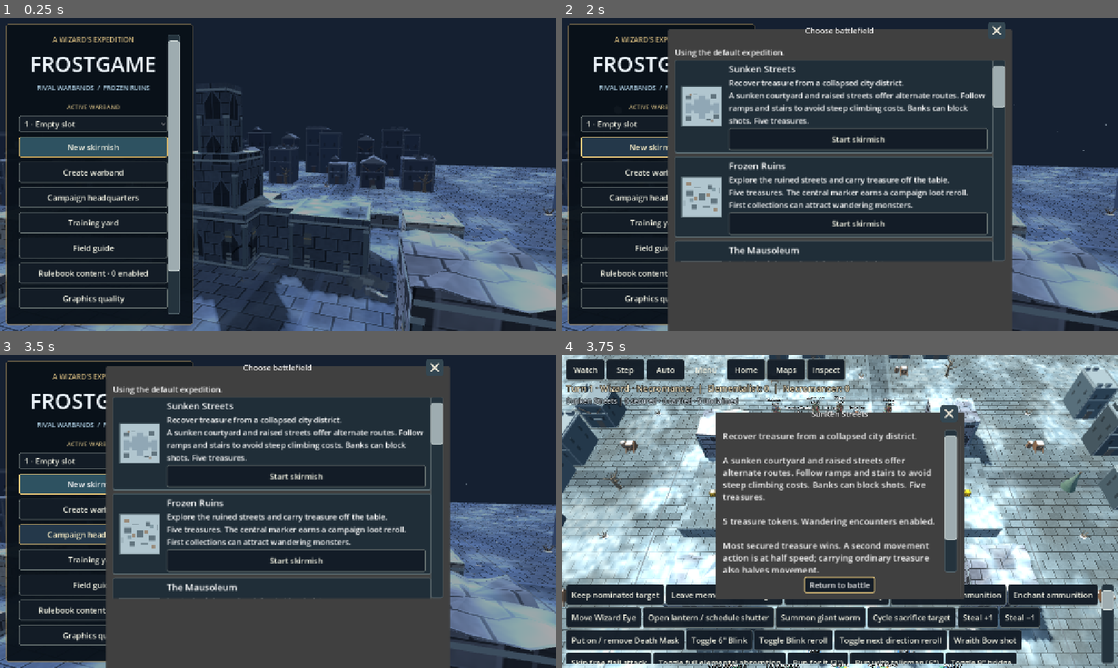
Above: before the commit, frames 1-4 (two rows, left to right).
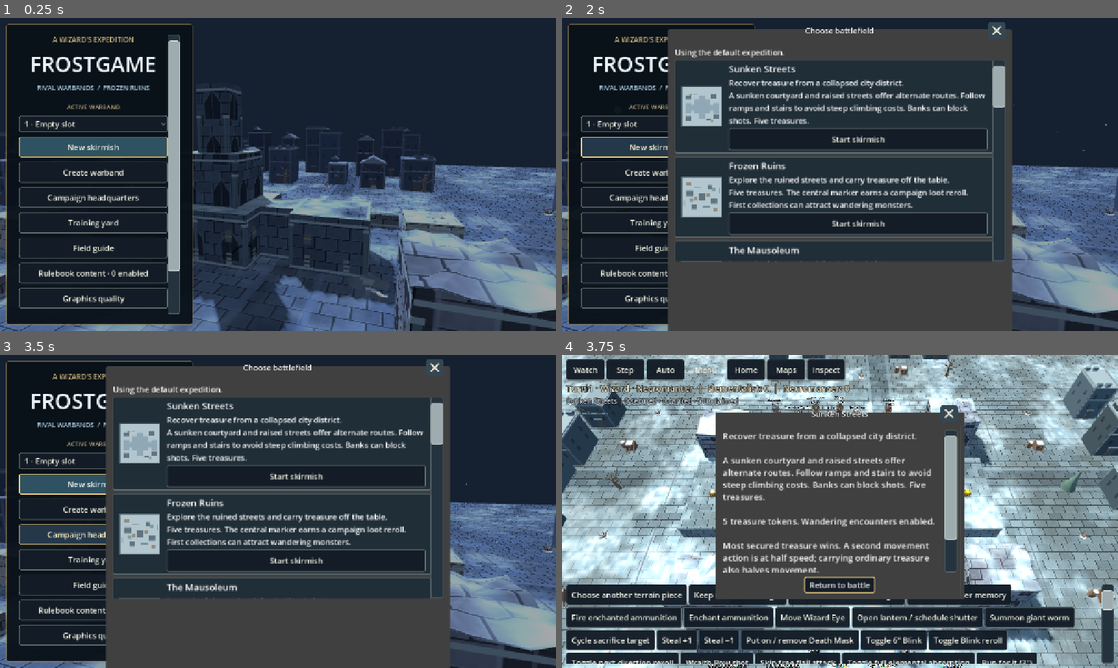
Above: after the commit, the same moments.

Repository: drag0nblad3/Frostgame
Game: Godot game, scene res://scenes/title.tscn
The game is run twice, just before and just after one commit, with the same random seed, the same clock (stepped at 60 frames per second) and the same inputs.
Inputs:
- Up to frame 1 (0.25 s): no input
- Up to frame 2 (2 s): click "New skirmish" at 0.5 s; click "New skirmish" at 1.25 s
- Up to frame 3 (3.5 s): click "Campaign headquarters" at 2 s; click "Campaign headquarters" at 2.75 s
- Up to frame 4 (3.75 s): click "Start skirmish" at 3.5 s

Frames 1-3 are identical in both runs. In frame 4, 5.7% of the frame differs, in the area x 1-97%, y 73-99%.

Commit message:
Make Shifting Ruins an interactive, checkpoint-safe priority decision

Diff:
--- a/src/core/state/game_controller.gd
+++ b/src/core/state/game_controller.gd
@@ -53,7 +53,7 @@
 
 ## Figures the side to play may activate now.
 func activatable() -> Array[Figure]:
-	if state.over or state.pending_initiative or state.scenario_data.has("rk_end_choice"):
+	if state.over or state.pending_initiative or state.scenario_data.has("rk_end_choice") or state.scenario_data.has("rk_priority_choice"):
 		var none: Array[Figure] = []
 		return none
 	return state.waiting(state.current_side())
@@ -577,7 +577,7 @@
 
 
 func awaiting_reaction() -> bool:
-	if state.scenario_data.has("rk_end_choice"):
+	if state.scenario_data.has("rk_end_choice") or state.scenario_data.has("rk_priority_choice"):
 		return true
 	if not state.pending_combat.is_empty() or state.pending_initiative or not state.pending_intercept.is_empty() or not state.pending_resistance.is_empty():
 		return true
--- a/src/core/state/reality_crack_terrain.gd
+++ b/src/core/state/reality_crack_terrain.gd
@@ -122,52 +122,97 @@
 
 static func shift_ruins(c: GameController) -> void:
 	var s := c.state
-	var moved: Array[TerrainPiece]=[]
 	var order := s.order.duplicate()
 	order.reverse()
 	if order.is_empty():
 		for side in s.side_count():
 			order.append(side)
-	for round in 2:
-		for side in order:
-			var choices: Array[TerrainPiece]=[]
-			for p in s.board.pieces:
-				if not p.kind.ground_surface and not p.kind.id.begins_with("spell_") and not moved.has(p):
-					choices.append(p)
-			if choices.is_empty():
-				return
-			var start := c.dice.pick(choices.size())
-			for i in choices.size():
-				var p := choices[(start+i)%choices.size()]
-				var offset := _legal_offset(c,p)
-				if offset.is_zero_approx():
-					continue
-				_translate(c,p,offset)
-				moved.append(p)
-				break
-
-
-static func _legal_offset(c: GameController,p: TerrainPiece) -> Vector2:
-	var s := c.state
-	for attempt in 30:
-		var offset := RealityCracks.direction(c)*float(c.dice.pick(10)+1)
-		var target := Rect2(p.rect.position+offset,p.rect.size)
-		if not s.board.contains(target.position) or not s.board.contains(target.end):
-			continue
-		var clear := true
-		for other in s.board.pieces:
-			if other!=p and not other.kind.ground_surface and target.intersects(other.rect):
-				clear=false
-				break
-		if not clear:
-			continue
-		for f in s.figures:
-			if f.in_play() and not p.rect.has_point(f.pos) and target.grow(Figure.BASE_RADIUS).has_point(f.pos):
-				clear=false
-				break
-		if clear:
-			return offset
-	return Vector2.ZERO
+	order.append_array(order.duplicate())
+	s.scenario_data["rk_ruins_queue"]={"sides":order,"moved":[]}
+	_continue_shift(c)
+
+
+static func _continue_shift(c: GameController) -> void:
+	var s := c.state
+	var queue: Dictionary=s.scenario_data["rk_ruins_queue"]
+	while not queue["sides"].is_empty():
+		var side: int=queue["sides"].pop_front()
+		var choices: Array[int]=[]
+		for i in s.board.pieces.size():
+			var p := s.board.pieces[i]
+			if p.kind.ground_surface or p.kind.id.begins_with("spell_") or queue["moved"].has(i):
+				continue
+			if not _offsets(c,p,true).is_empty():
+				choices.append(i)
+		if choices.is_empty():
+			break
+		if side==s.reaction_side:
+			s.scenario_data["rk_priority_choice"]={"kind":"ruins","options":choices}
+			c.emit("reality_ruins_choice",{})
+			return
+		var start := c.dice.pick(choices.size())
+		var index := choices[start]
+		var p := s.board.pieces[index]
+		var offsets := _offsets(c,p)
+		var offset: Vector2=offsets[c.dice.pick(offsets.size())]
+		_translate(c,p,offset)
+		queue["moved"].append(index)
+	s.scenario_data.erase("rk_ruins_queue")
+	RealityCracks.clear(c)
+
+
+static func shift_points(c: GameController,index: int) -> Array[Vector2]:
+	var out: Array[Vector2]=[]
+	if not c.state.scenario_data.get("rk_priority_choice",{}).get("options",[]).has(index):
+		return out
+	var piece := c.state.board.pieces[index]
+	for offset in _offsets(c,piece):
+		out.append(piece.rect.get_center()+offset)
+	return out
+
+
+static func answer_shift(c: GameController,index: int,at: Vector2) -> bool:
+	var s := c.state
+	if not shift_points(c,index).has(at):
+		return false
+	var p := s.board.pieces[index]
+	var queue: Dictionary=s.scenario_data["rk_ruins_queue"]
+	queue["moved"].append(index)
+	s.scenario_data.erase("rk_priority_choice")
+	_translate(c,p,at-p.rect.get_center())
+	_continue_shift(c)
+	if not s.scenario_data.has("rk_priority_choice"):
+		c._flow.resume_priority()
+	return true
+
+
+## Whole-inch destinations keep the mobile marker layer small. Fractional
+## original positions are preserved instead of snapping the terrain itself.
+static func _offsets(c: GameController,p: TerrainPiece,first: bool=false) -> Array[Vector2]:
+	var out: Array[Vector2]=[]
+	for x in range(-10,11):
+		for y in range(-10,11):
+			var offset := Vector2(x,y)
+			if offset.is_zero_approx() or offset.length_squared()>100.001 or not _valid_offset(c,p,offset):
+				continue
+			out.append(offset)
+			if first:
+				return out
+	return out
+
+
+static func _valid_offset(c: GameController,p: TerrainPiece,offset: Vector2) -> bool:
+	var s := c.state
+	var target := Rect2(p.rect.position+offset,p.rect.size)
+	if not s.board.contains(target.position) or not s.board.contains(target.end):
+		return false
+	for other in s.board.pieces:
+		if other!=p and other.eye_host!=p and not other.kind.ground_surface and target.intersects(other.rect):
+			return false
+	for f in s.figures:
+		if f.in_play() and not (p.contains(f.pos) and f.elevation>=p.kind.height-0.01) and target.grow(Figure.BASE_RADIUS).has_point(f.pos):
+			return false
+	return true
 
 
 static func _translate(c: GameController,p: TerrainPiece,offset: Vector2) -> void:
--- a/src/core/state/reality_cracks.gd
+++ b/src/core/state/reality_cracks.gd
@@ -96,7 +96,6 @@
 			clear(c)
 		15:
 			RealityCrackTerrain.shift_ruins(c)
-			clear(c)
 		16:
 			RealityCrackTerrain.hoof(c,true)
 		17,18,20:
--- a/src/core/state/turn_flow.gd
+++ b/src/core/state/turn_flow.gd
@@ -88,6 +88,13 @@
 	_c.emit("turn_start", {"turn": s.turn, "order": s.order, "rolls": ini["rolls"]})
 	RedKingHill.priority(_c,ini["rolls"])
 	RealityCracks.on_priority(_c,ini["rolls"])
+	resume_priority()
+
+
+func resume_priority() -> void:
+	var s := _c.state
+	if s.scenario_data.has("rk_priority_choice") or s.over:
+		return
 	_c.emit("phase", {"phase": s.phase})
 	_settle()
 
--- a/src/view/battle/battle_input.gd
+++ b/src/view/battle/battle_input.gd
@@ -47,6 +47,10 @@
 	item_options.clear()
 	reach = null
 	var f := c.state.active()
+	if c.state.scenario_data.has("rk_priority_choice"):
+		mode="ruins_piece"
+		preview()
+		return
 	var end_choice: Dictionary=c.state.scenario_data.get("rk_end_choice",{})
 	if end_choice.get("kind","")=="memory":
 		available.assign(["mind_skip"])
@@ -398,6 +402,14 @@
 			points.append(roller.pos)
 			radius = 0.65
 			hint = "%s rolled %d. Opposed totals: %d vs %d. Use Fate Stone? New roll is binding." % [roller.label(), p["roll"], p["own_total"], p["opposing_total"]]
+		"ruins_piece":
+			for index: int in c.state.scenario_data["rk_priority_choice"]["options"]:
+				points.append(c.state.board.pieces[index].rect.get_center())
+			radius=0.8
+			hint="Shifting ruins: choose a highlighted terrain piece. Each piece can move only once."
+		"ruins_destination":
+			points.assign(RealityCrackTerrain.shift_points(c,spell_first))
+			hint="Choose a legal new centre for the selected terrain (up to 10″). Figures and treasure on it move too."
 		"mind_token":
 			for token in c.state.treasures:
 				if token.on_ground():
@@ -524,6 +536,11 @@
 
 func action(key: String) -> bool:
 	if not available.has(key):
+		return false
+	if key=="ruins_back":
+		mode="ruins_piece"
+		available.clear()
+		preview()
 		return false
 	if key=="veil_keep":
 		return RedKingVeil.answer_target(c,int(c.state.scenario_data["rk_end_choice"]["target"]))
@@ -875,6 +892,22 @@
 	if hit == null:
 		return false
 	var at: Vector2 = hit
+	if mode=="ruins_piece":
+		for index: int in c.state.scenario_data["rk_priority_choice"]["options"]:
+			if c.state.board.pieces[index].rect.has_point(at):
+				spell_first=index
+				mode="ruins_destination"
+				available.assign(["ruins_back"])
+				preview()
+				return false
+	if mode=="ruins_destination":
+		var best := Vector2(INF,INF)
+		var distance := 0.65
+		for candidate in RealityCrackTerrain.shift_points(c,spell_first):
+			if candidate.distance_to(at)<distance:
+				best=candidate
+				distance=candidate.distance_to(at)
+		return is_finite(best.x) and RealityCrackTerrain.answer_shift(c,spell_first,best)
 	if mode=="mind_token":
 		for token in tokens:
 			if at.distance_to(token.pos)<=0.9:
--- a/src/view/hud/battle_hud.gd
+++ b/src/view/hud/battle_hud.gd
@@ -25,7 +25,7 @@
 signal action_pressed(action: String)
 
 const LOG_LINES := 4
-const ACTIONS := {"veil_keep":"Keep nominated target","mind …(6659 unchanged characters)…
+const ACTIONS := {"ruins_back":"Choose another terrain piece","veil_keep":"Keep nominated target","mind …(6659 unchanged characters)…
 
 var _status: Label
 var _hint: Label
--- a/tests/unit/test_reality_cracks.gd
+++ b/tests/unit/test_reality_cracks.gd
@@ -88,3 +88,35 @@
 	check(RealityCracks.answer_exchange(c,id))
 	check_eq(s.figure(id).pos,previous)
 	check(not s.scenario_data.has("rk_end_choice"))
+
+
+func test_shifting_ruins_player_choices() -> void:
+	var c := _fixture()
+	var s := c.state
+	s.reaction_side=0
+	s.order.assign([0,1])
+	check(RealityCracks.apply(c,15))
+	var choice: Dictionary=s.scenario_data.get("rk_priority_choice",{})
+	check_eq(choice.get("kind",""),"ruins")
+	if choice.is_empty():
+		return
+	var first := int(choice["options"][0])
+	var points := RealityCrackTerrain.shift_points(c,first)
+	check(not points.is_empty())
+	if points.is_empty():
+		return
+	check(not RealityCrackTerrain.answer_shift(c,first,Vector2(-1,-1)))
+	var saved := BattleSnapshot.capture(c)
+	var restored := BattleSnapshot.rebuild(saved,s.creature_db)
+	check(restored!=null)
+	if restored==null:
+		return
+	check(RealityCrackTerrain.answer_shift(restored,first,points[0]))
+	check_eq(restored.state.board.pieces[first].rect.get_center(),points[0])
+	var next: Dictionary=restored.state.scenario_data.get("rk_priority_choice",{})
+	if not next.is_empty():
+		check(not next["options"].has(first))
+		var second := int(next["options"][0])
+		var destinations := RealityCrackTerrain.shift_points(restored,second)
+		check(RealityCrackTerrain.answer_shift(restored,second,destinations[0]))
+	check(not restored.state.scenario_data.has("rk_priority_choice"))
Not shown, changed: docs/red-king-development.md
